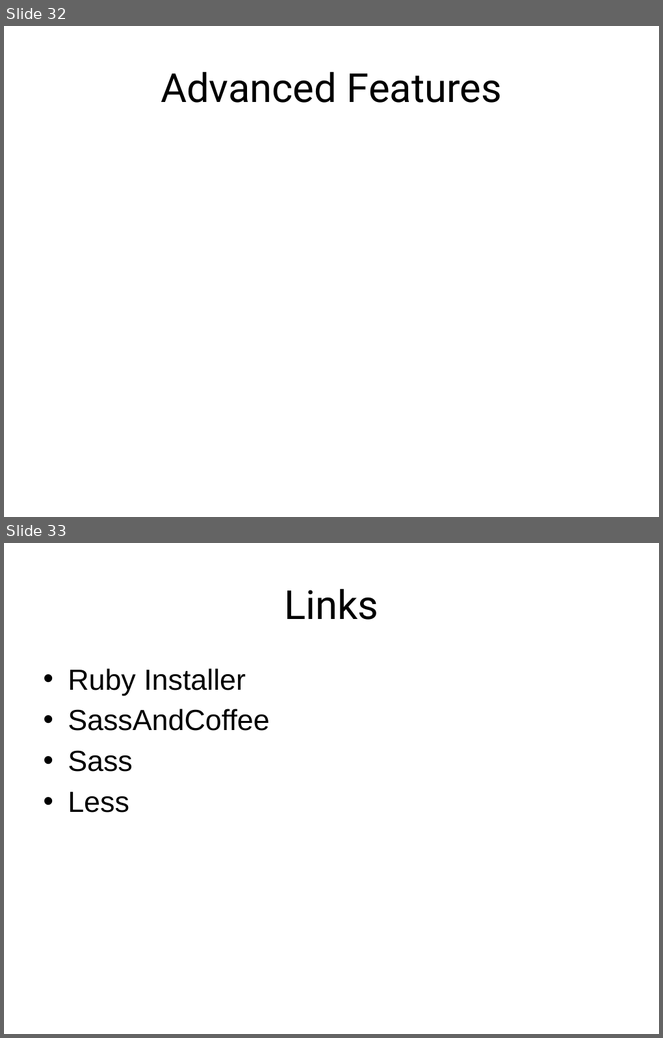
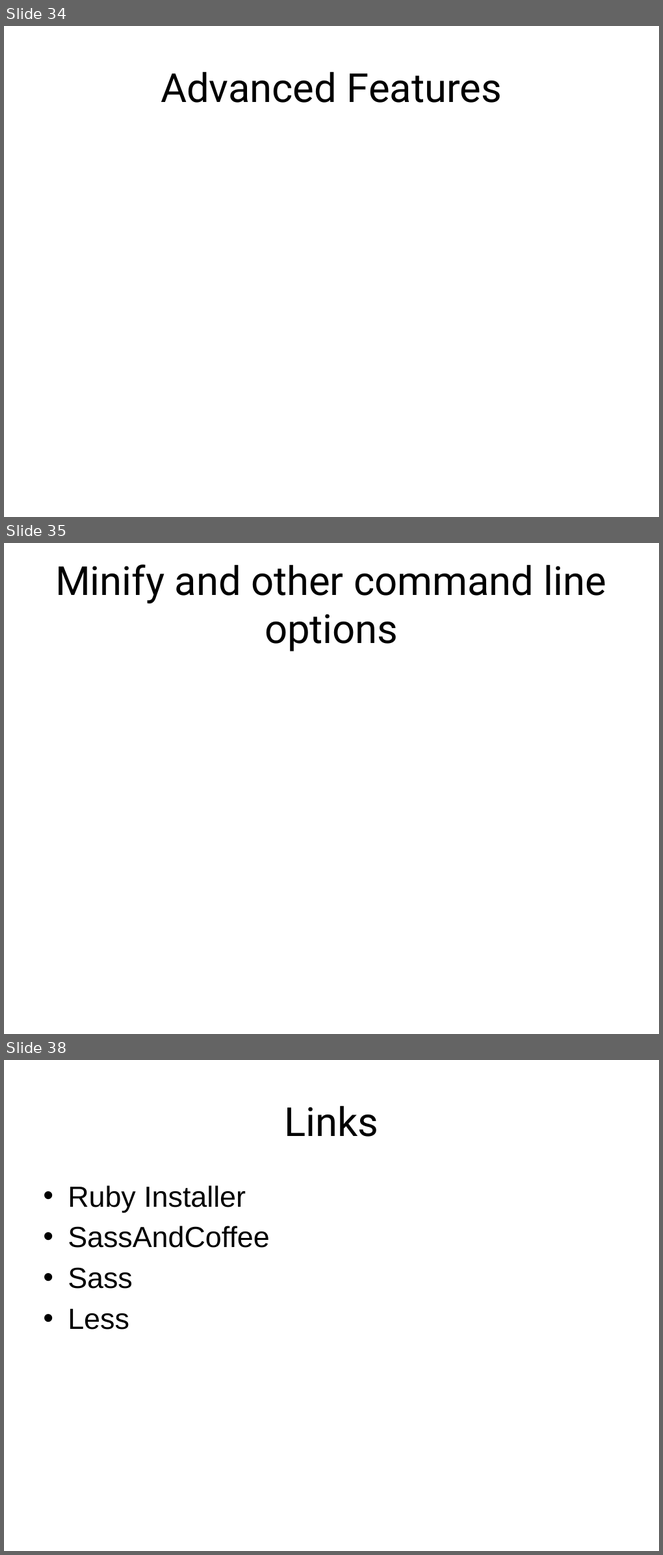
Before and after one commit to jacobladams/presentations, a slide deck: less-and-sass/Write LESS CSS and make it SASSier.pptx. Shown one above the other, each under a label of ours: slides 32 and 33 before the commit, slides 34, 35 and 38 after it; the slides between them are not shown. The pictures are 663x1038 and 663x1555 pixels, drawn with LibreOffice and Linux fonts; fonts in the diff are those of the drawing. Boxes give left, top, right and bottom in pixels: in the first picture for what was removed or moved away, otherwise in the second. Text is boxed around its words. In the diff, an @@ line names an element or a change of style, - is before the commit and + after.

```diff
--- a/less-and-sass/Write LESS CSS and make it SASSier.pptx
+++ b/less-and-sass/Write LESS CSS and make it SASSier.pptx
@@ slide 35 added at <box>4,543,659,1034</box>, background #FFFFFF @@
@@ title added at <box>55,564,607,652</box>, 44 pt, text #000000 @@
+Minify and other command line options
@@ what was slide 32 is now slide 34 @@
@@ what was slide 33 is now slide 38 @@
```
Also in this commit, not shown: 6 slides changed, 16 other slides added, 12 slides removed.
